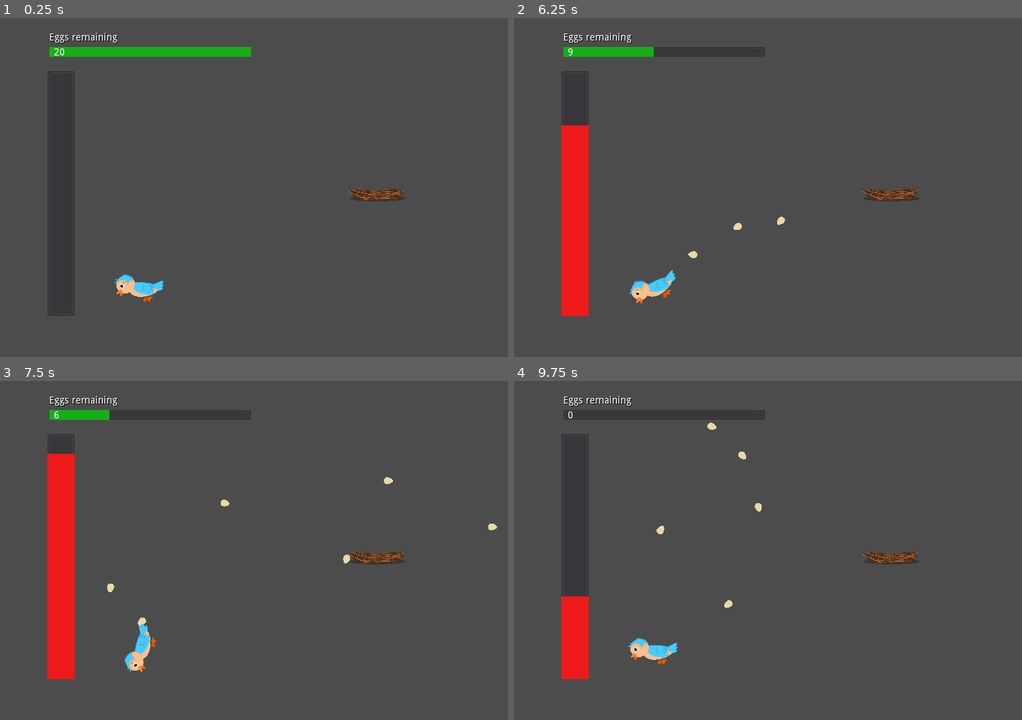
Above: before the commit, frames 1-4 (two rows, left to right).
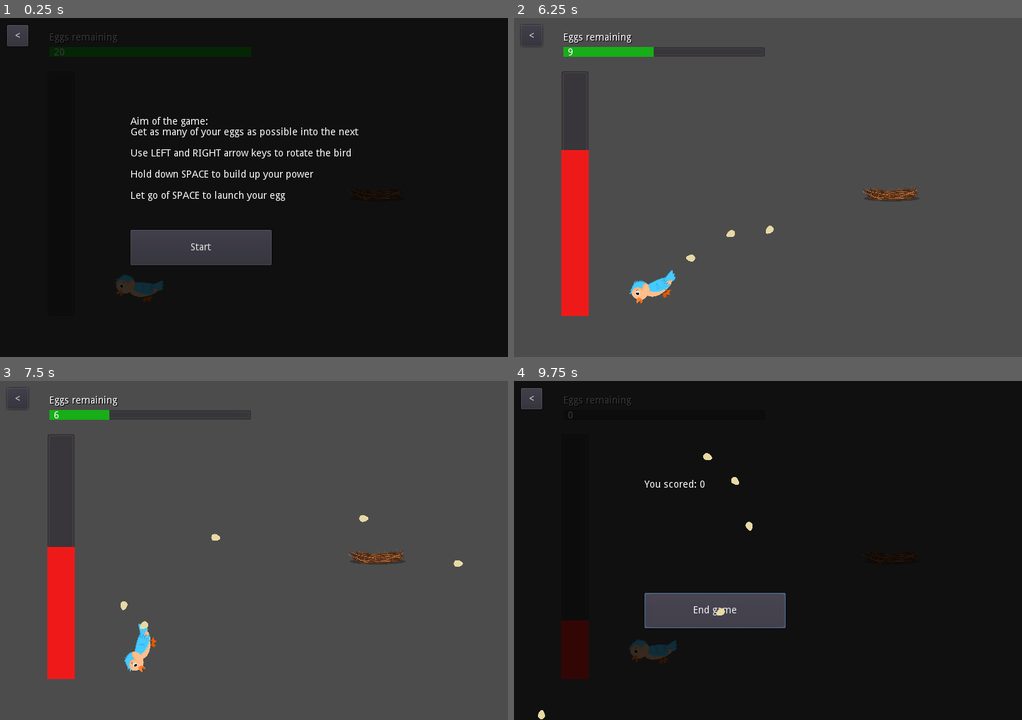
Above: after the commit, the same moments.

Repository: benfernandes/gamejam-august-2020
Game: Godot game, scene res://yeeter/yeeter.tscn
Same seed, same stepped clock (60 frames per second), same inputs: the game is played once before the commit and once after it. This scene is started directly instead of the project's main scene.
Inputs (mouse positions are in pixels of both pictures, inside the frame that each line leads up to):
- Up to frame 1 (0.25 s): no input
- Up to frame 2 (6.25 s): click (529, 34) at 0.5 s, where only the run after the commit has a clickable "<"; click (717, 248) at 1.25 s, where only the run after the commit has a clickable "Start"; tap Enter at 2 s; move the mouse to (879, 170) at 2.02 s; hold Right (ui_right) 2.03-2.78 s; hold Space (ui_select) 2.03-2.78 s; click (879, 170) at 2.17 s; move the mouse to (666, 204) at 2.77 s; hold Left (ui_left) 2.78-3.53 s; tap Space (ui_select) at 2.85, 3.02, 3.32, 4.35, 4.52, 4.82, 5.85, 6.02 s; move the mouse to (818, 112) at 3.52 s; hold Right (ui_right) 3.53-4.28 s; hold Space (ui_select) 3.53-4.28 s; move the mouse to (742, 255) at 4.27 s; hold Up (ui_up) 4.28-5.03 s; click (742, 255) at 4.42 s; move the mouse to (920, 238) at 5.02 s; hold Space (ui_select) 5.03-5.78 s; hold Left (ui_left) from 5.03 s (still down); move the mouse to (615, 136) at 5.77 s
- Up to frame 3 (7.5 s): tap Space (ui_select) at 6.32, 7.35 s; move the mouse to (279, 550) at 6.52 s; hold Space (ui_select) 6.53-7.28 s; click (279, 550) at 6.67 s; move the mouse to (177, 465) at 7.27 s; release Left (ui_left) at 7.28 s; hold Right (ui_right) from 7.28 s (still down)
- Up to frame 4 (9.75 s): tap Space (ui_select) at 7.52, 7.82, 8.85, 9.02, 9.32 s; move the mouse to (879, 533) at 8.02 s; release Right (ui_right) at 8.03 s; hold Up (ui_up) 8.03-8.78 s; hold Space (ui_select) 8.03-8.78 s; move the mouse to (666, 567) at 8.77 s; hold Right (ui_right) 8.78-9.5 s; click (666, 567) at 8.92 s; click (717, 611) at 9.5 s, where only the run after the commit has a clickable "End game"

The runs differ from the first frame. In frame 1, 96% of the frame differs, in the area x 0-100%, y 0-100%; in frame 2, 0.6%; in frame 3, 1.8%; in frame 4, 97%.
Error before the commit: Invalid call. Nonexistent function 'show_main_screen' in base 'Viewport'. (res://yeeter/yeeter.gd:20)
Error after the commit: Invalid call. Nonexistent function 'show_main_screen' in base 'Viewport'. (res://yeeter/yeeter.gd:39)

Commit message:
Improved Egg Yeeter overlays

Diff:
--- a/yeeter/entities/bird_cannon/bird_cannon.gd
+++ b/yeeter/entities/bird_cannon/bird_cannon.gd
@@ -1,4 +1,6 @@
 extends KinematicBody2D
+
+var is_playing = false
 
 # Egg scene
 export (PackedScene) var egg_scene
@@ -27,9 +29,9 @@
 	return (degs * PI) / 180
 
 func _process(delta):
-	if Input.is_action_pressed("ui_left"):
+	if Input.is_action_pressed("ui_left") && is_playing:
 		rotation_degrees -= 1
-	if Input.is_action_pressed("ui_right"):
+	if Input.is_action_pressed("ui_right") && is_playing:
 		rotation_degrees += 1
 
 func _get_real_angle_from_global_rotation(angle):
@@ -47,3 +49,9 @@
 	egg.global_position = egg_spawn.global_position
 	egg.shoot(initial_vector, rotation_degrees)
 	get_parent().add_child(egg)
+
+func _on_start_overlay_ready_to_start():
+	is_playing = true
+
+func _on_remaining_none_remaining():
+	is_playing = false
--- a/yeeter/entities/bird_cannon/egg/egg.gd
+++ b/yeeter/entities/bird_cannon/egg/egg.gd
@@ -4,10 +4,13 @@
 const AIR_RESISTANCE = 0.1
 var _velocity = Vector2()
 
+func _process(delta):
+	#print(position.y)
+	pass
+
 func shoot(initial_velocity, angle):
 	rotation_degrees = angle
 	apply_central_impulse(initial_velocity)
 
-
 func _on_VisibilityNotifier2D_screen_exited():
 	queue_free()
--- a/yeeter/entities/power_bar/power_bar.gd
+++ b/yeeter/entities/power_bar/power_bar.gd
@@ -1,4 +1,7 @@
 extends ProgressBar
+
+var is_playing = false
+var direction = 1
 
 # Bird cannon
 export (NodePath) var bird_cannon_path
@@ -11,14 +14,26 @@
 func _process(delta):
 	var new_value = value
 
-	if Input.is_action_pressed("ui_select"):
-		new_value += 2
+	if Input.is_action_pressed("ui_select") && is_playing:
+		new_value += 2 * direction
 	else:
 		new_value -= 2
+		direction = 1
 
 	value = clamp(new_value, 0, 100)
 
-	if Input.is_action_just_released("ui_select"):
+	if value == 100:
+		direction = -1
+	elif value == 0:
+		direction = 1
+
+	if Input.is_action_just_released("ui_select") && is_playing:
 		if remaining.get_value() > 0:
 			bird_cannon.shoot()
 			remaining.decrement_value()
+
+func _on_start_overlay_ready_to_start():
+	is_playing = true
+
+func _on_remaining_none_remaining():
+	is_playing = false
--- /dev/null
+++ b/yeeter/overlays/end_overlay/end_overlay.gd
@@ -0,0 +1,9 @@
+extends Control
+
+signal ready_to_end
+
+func _ready():
+	$score.text = "You scored: " + str(get_tree().get_nodes_in_group("eggs").size())
+
+func _on_end_button_pressed():
+	emit_signal("ready_to_end")
--- /dev/null
+++ b/yeeter/overlays/end_overlay/end_overlay.tscn
@@ -0,0 +1,41 @@
+[gd_scene load_steps=3 format=2]
+
+[ext_resource path="res://yeeter/overlays/end_overlay/end_overlay.gd" type="Script" id=1]
+
+[sub_resource type="StyleBoxFlat" id=1]
+bg_color = Color( 0, 0, 0, 0.784314 )
+
+[node name="end_overlay" type="Control"]
+anchor_right = 1.0
+anchor_bottom = 1.0
+script = ExtResource( 1 )
+__meta__ = {
+"_edit_group_": true,
+"_edit_use_anchors_": false
+}
+
+[node name="background_blur" type="Panel" parent="."]
+margin_right = 720.0
+margin_bottom = 480.0
+custom_styles/panel = SubResource( 1 )
+__meta__ = {
+"_edit_use_anchors_": false
+}
+
+[node name="end_button" type="Button" parent="."]
+margin_left = 185.0
+margin_top = 300.0
+margin_right = 385.0
+margin_bottom = 350.0
+text = "End game"
+
+[node name="score" type="RichTextLabel" parent="."]
+margin_left = 185.0
+margin_top = 140.0
+margin_right = 535.0
+margin_bottom = 265.0
+text = "You scored: X"
+__meta__ = {
+"_edit_use_anchors_": false
+}
+[connection signal="pressed" from="end_button" to="." method="_on_end_button_pressed"]
--- /dev/null
+++ b/yeeter/overlays/start_overlay/start_overlay.gd
@@ -0,0 +1,7 @@
+extends Control
+
+signal ready_to_start
+
+func _on_start_button_pressed():
+	emit_signal("ready_to_start")
+	queue_free()
--- /dev/null
+++ b/yeeter/overlays/start_overlay/start_overlay.tscn
@@ -0,0 +1,51 @@
+[gd_scene load_steps=3 format=2]
+
+[ext_resource path="res://yeeter/overlays/start_overlay/start_overlay.gd" type="Script" id=1]
+
+[sub_resource type="StyleBoxFlat" id=1]
+bg_color = Color( 0, 0, 0, 0.784314 )
+
+[node name="start_overlay" type="Control"]
+anchor_right = 1.0
+anchor_bottom = 1.0
+script = ExtResource( 1 )
+__meta__ = {
+"_edit_group_": true,
+"_edit_use_anchors_": false
+}
+
+[node name="background_blur" type="Panel" parent="."]
+margin_right = 720.0
+margin_bottom = 480.0
+custom_styles/panel = SubResource( 1 )
+__meta__ = {
+"_edit_use_anchors_": false
+}
+
+[node name="start_button" type="Button" parent="."]
+margin_left = 185.0
+margin_top = 300.0
+margin_right = 385.0
+margin_bottom = 350.0
+text = "Start"
+__meta__ = {
+"_edit_use_anchors_": false
+}
+
+[node name="instructions" type="RichTextLabel" parent="."]
+margin_left = 185.0
+margin_top = 140.0
+margin_right = 535.0
+margin_bottom = 265.0
+text = "Aim of the game:
+Get as many of your eggs as possible into the next
+
+Use LEFT and RIGHT arrow keys to rotate the bird
+
+Hold down SPACE to build up your power
+
+Let go of SPACE to launch your egg"
+__meta__ = {
+"_edit_use_anchors_": false
+}
+[connection signal="pressed" from="start_button" to="." method="_on_start_button_pressed"]
--- a/yeeter/yeeter.gd
+++ b/yeeter/yeeter.gd
@@ -1,4 +1,6 @@
 extends Control
+
+var is_playing = false
 
 # Remaining bar
 export (NodePath) var remaining_path
@@ -9,13 +11,30 @@
 onready var bird_cannon = get_node(bird_cannon_path)
 
 func _ready():
-	pass
+	$end_overlay.hide()
 
 func _process(delta):
+	# TODO - Get rid of this
 	if Input.is_action_just_pressed("ui_up"):
 		print("Number of eggs")
 		print(get_tree().get_nodes_in_group("eggs").size())
 
+# Transition from start screen to game
+func _on_start_overlay_ready_to_start():
+	is_playing = true
+
+# Transition from game to end screen
 func _on_remaining_none_remaining():
+	is_playing = false
+	$end_overlay.show()
+
+# Transition from end screen to home screen
+func _on_end_overlay_ready_to_end():
+	close_game()
+
+func _on_back_button_pressed():
+	close_game()
+
+func close_game():
 	get_parent().show_main_screen()
 	queue_free()
--- a/yeeter/yeeter.tscn
+++ b/yeeter/yeeter.tscn
@@ -1,10 +1,12 @@
-[gd_scene load_steps=6 format=2]
+[gd_scene load_steps=8 format=2]
 
 [ext_resource path="res://yeeter/yeeter.gd" type="Script" id=1]
 [ext_resource path="res://yeeter/entities/nest/nest.tscn" type="PackedScene" id=2]
 [ext_resource path="res://yeeter/entities/power_bar/power_bar.tscn" type="PackedScene" id=3]
 [ext_resource path="res://yeeter/entities/remaining/remaining.tscn" type="PackedScene" id=4]
 [ext_resource path="res://yeeter/entities/bird_cannon/bird_cannon.tscn" type="PackedScene" id=5]
+[ext_resource path="res://yeeter/overlays/start_overlay/start_overlay.tscn" type="PackedScene" id=6]
+[ext_resource path="res://yeeter/overlays/end_overlay/end_overlay.tscn" type="PackedScene" id=7]
 
 [node name="yeeter" type="Control"]
 anchor_right = 1.0
@@ -35,7 +37,28 @@
 margin_right = 110.401
 margin_bottom = 61.4057
 
-[node name="StaticBody2D" parent="." instance=ExtResource( 2 )]
+[node name="nest" parent="." instance=ExtResource( 2 )]
 position = Vector2( 534.073, 248.559 )
 scale = Vector2( 0.402234, 0.402234 )
+
+[node name="start_overlay" parent="." instance=ExtResource( 6 )]
+
+[node name="end_overlay" parent="." instance=ExtResource( 7 )]
+
+[node name="back_button" type="Button" parent="."]
+margin_left = 10.0
+margin_top = 10.0
+margin_right = 40.0
+margin_bottom = 40.0
+text = "<"
+__meta__ = {
+"_edit_use_anchors_": false
+}
 [connection signal="none_remaining" from="remaining" to="." method="_on_remaining_none_remaining"]
+[connection signal="none_remaining" from="remaining" to="power_bar" method="_on_remaining_none_remaining"]
+[connection signal="none_remaining" from="remaining" to="bird_cannon" method="_on_remaining_none_remaining"]
+[connection signal="ready_to_start" from="start_overlay" to="." method="_on_start_overlay_ready_to_start"]
+[connection signal="ready_to_start" from="start_overlay" to="power_bar" method="_on_start_overlay_ready_to_start"]
+[connection signal="ready_to_start" from="start_overlay" to="bird_cannon" method="_on_start_overlay_ready_to_start"]
+[connection signal="ready_to_end" from="end_overlay" to="." method="_on_end_overlay_ready_to_end"]
+[connection signal="pressed" from="back_button" to="." method="_on_back_button_pressed"]
